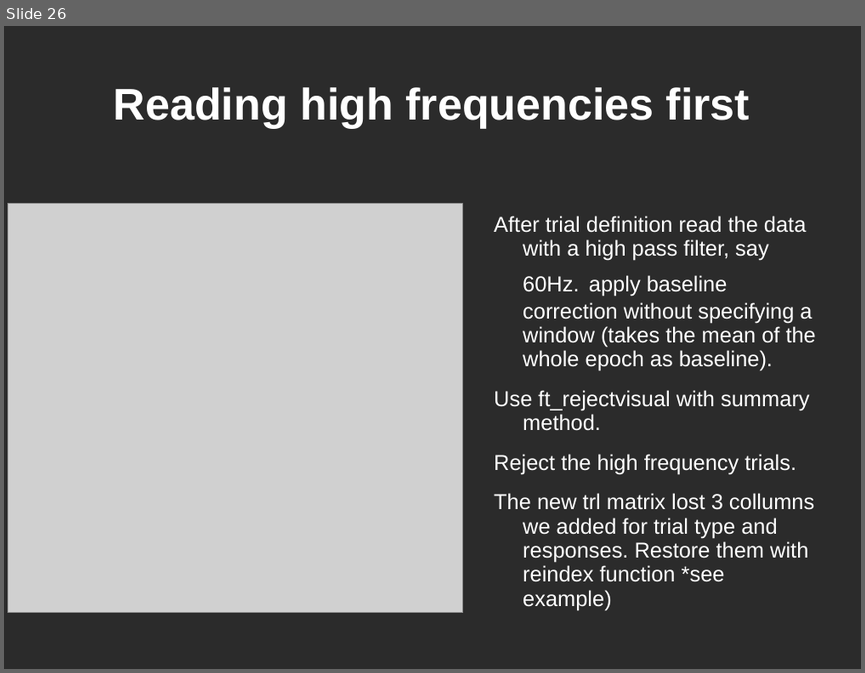
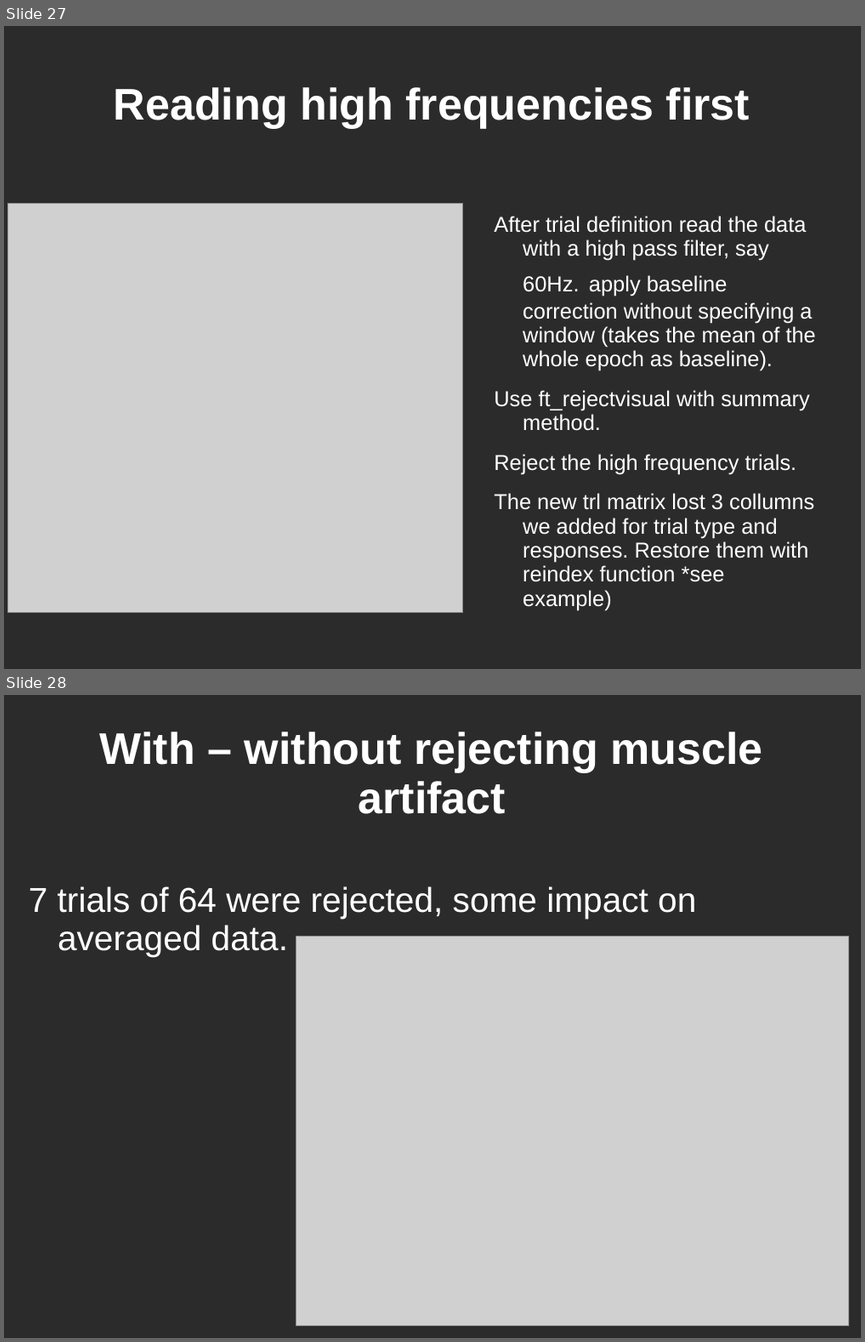
Before and after one commit to yuval-harpaz/work-drafts, a slide deck: docs/Tutorial4Begginers.ppt. Shown one above the other, each under a label of ours: slide 26 before the commit, slides 27 and 28 after it. The pictures are 865x673 and 865x1342 pixels, drawn with LibreOffice and Linux fonts; fonts in the diff are those of the drawing; grey boxes stand for pictures; background and template pictures are left out; a plain dark background stands for a picture behind light text. Boxes give left, top, right and bottom in pixels: in the first picture for what was removed or moved away, otherwise in the second. Text is boxed around its words. In the diff, an @@ line names an element or a change of style, - is before the commit and + after.

```diff
--- a/docs/Tutorial4Begginers.ppt
+++ b/docs/Tutorial4Begginers.ppt
@@ slide 28 added at <box>4,695,861,1338</box>, background picture (left out) @@
@@ title added at <box>100,732,762,814</box>, 41 pt, text #FFFFFF, bold @@
+With – without rejecting muscle artifact
@@ text added at <box>29,886,696,957</box>, 32 pt, text #FFFFFF @@
+7 trials of 64 were rejected, some impact on averaged data.
@@ picture added at <box>296,936,848,1326</box> @@
@@ what was slide 26 is now slide 27 @@
```
Also in this commit, not shown: 4 slides changed, 6 other slides added.
